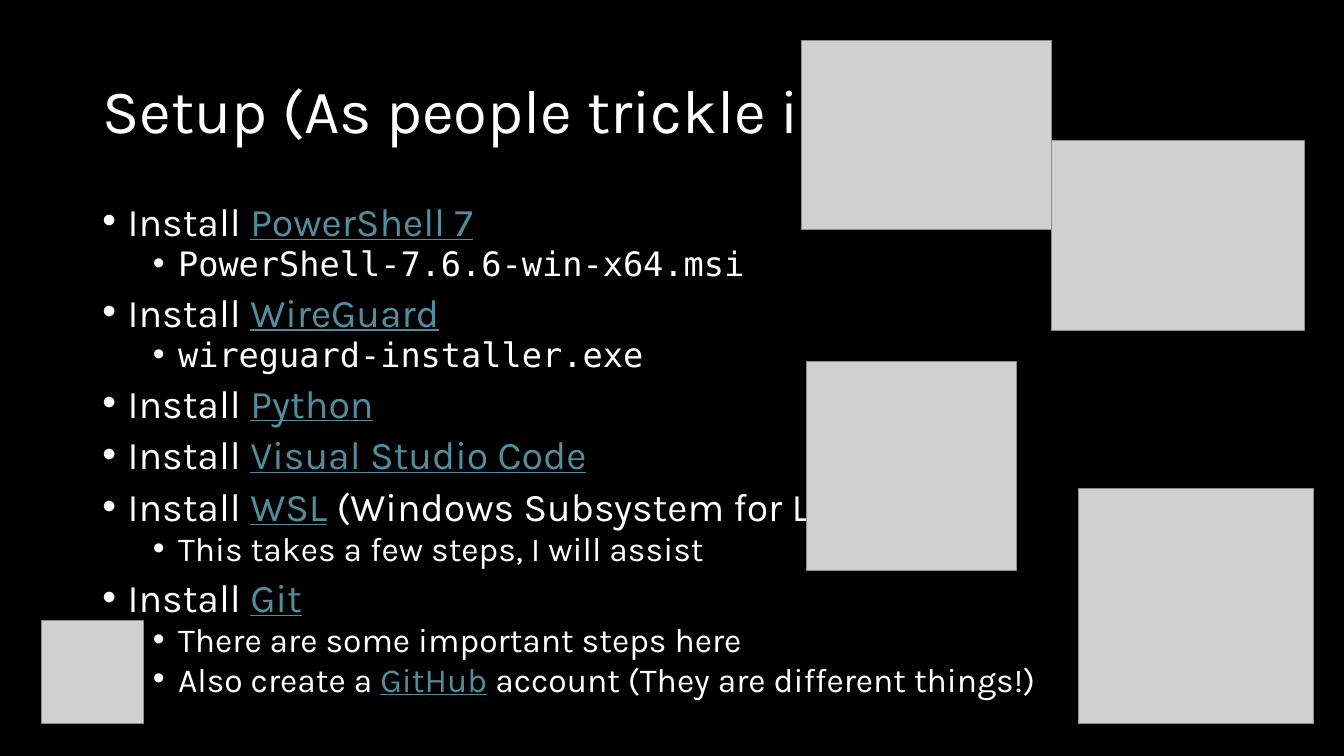
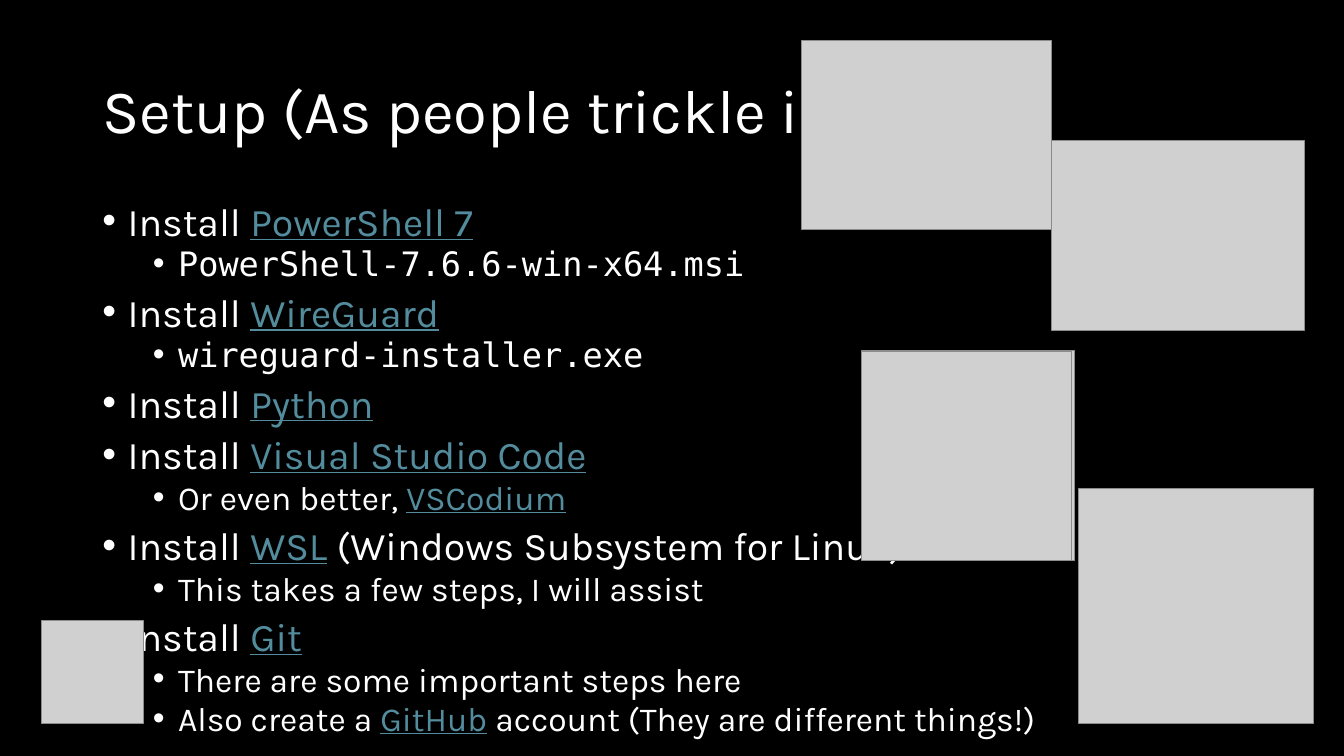
Before and after one commit to d-guh/computer-courses, a slide deck: slide 3 of intro-to-python/00/lesson-00.pptx. Drawn at 1344x756 pixels with LibreOffice and Linux fonts; fonts in the diff are those of the drawing; grey boxes stand for pictures; background and template pictures are left out. Boxes give left, top, right and bottom in pixels: in the first picture for what was removed or moved away, otherwise in the second. Text is boxed around its words. In the diff, an @@ line names an element or a change of style, - is before the commit and + after.

Commit message:
feat(intro-py): update lesson 00 slides

```diff
--- a/intro-to-python/00/lesson-00.pptx
+++ b/intro-to-python/00/lesson-00.pptx
@@ picture added at [862,351,1072,561] @@
@@ picture: place and size @@
-picture at [807,361,1016,571]
+picture at [866,351,1076,561]
@@ text at [178,487,566,514]: paragraph added @@
+  • Or even better, VSCodium
```
Also in this commit, not shown: 1 other file.
